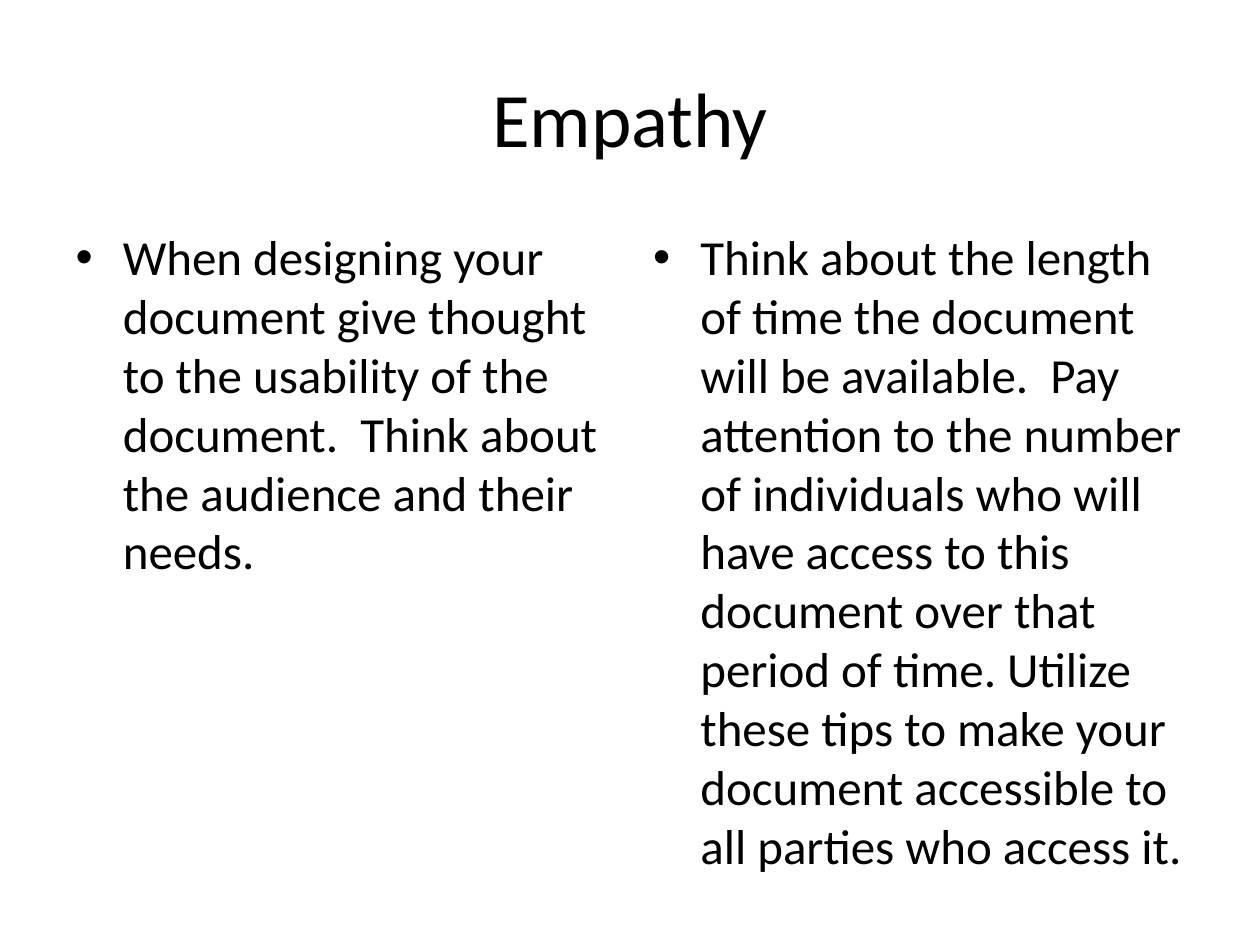
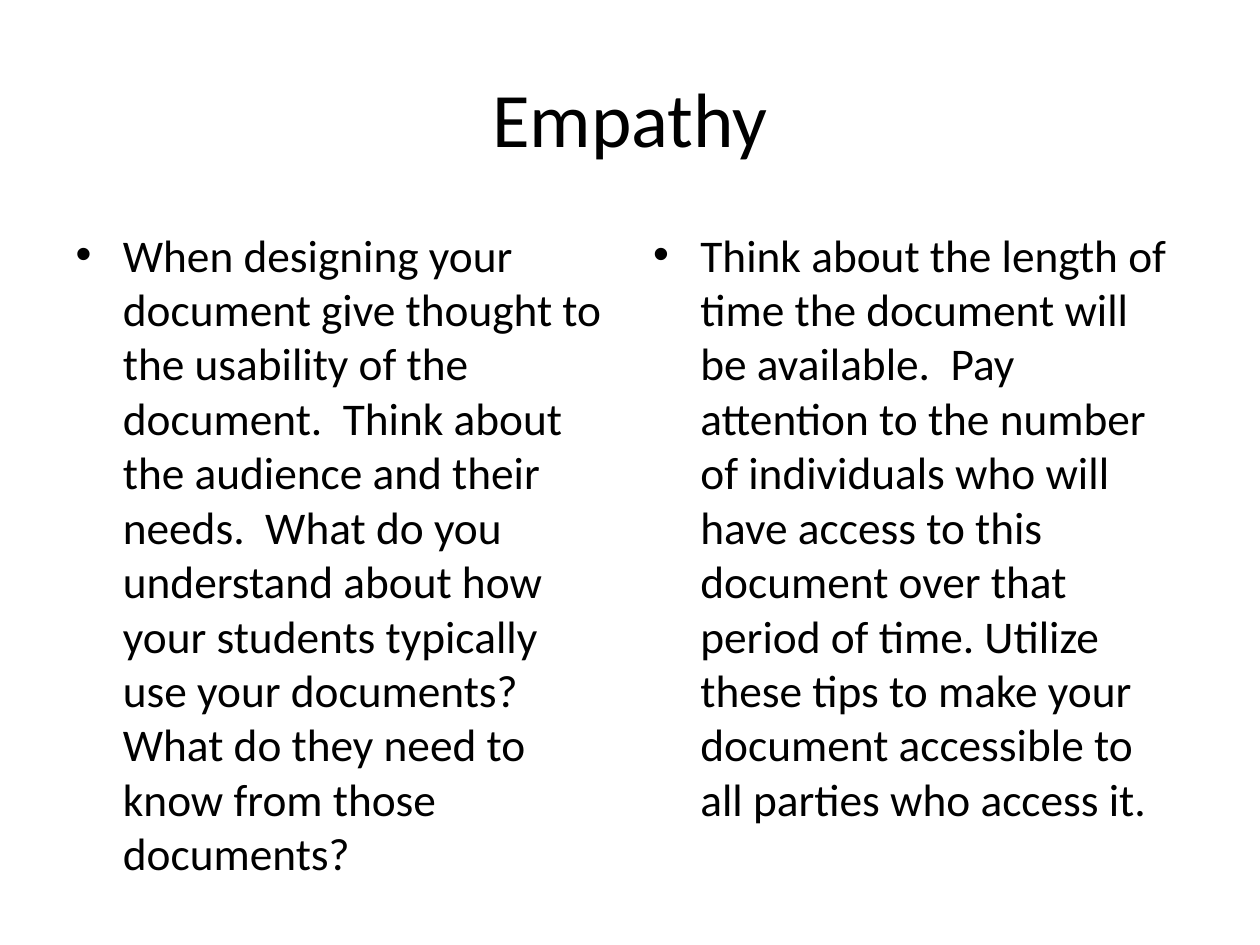
Before and after one commit to upstateenglish/upstateenglish.github.io, a slide deck: slide 6 of slide-decks/ACCESS/how-to-review-course-materials/accessiblecoursedoccuments2016.pptx. Drawn at 1260x945 pixels with LibreOffice and Linux fonts; fonts in the diff are those of the drawing. Boxes give left, top, right and bottom in pixels: in the first picture for what was removed or moved away, otherwise in the second. Text is boxed around its words. In the diff, an @@ line names an element or a change of style, - is before the commit and + after.

Commit message:
Accessibility Course Documents Review
some doc changes and edits

```diff
--- a/slide-decks/ACCESS/how-to-review-course-materials/accessiblecoursedoccuments2016.pptx
+++ b/slide-decks/ACCESS/how-to-review-course-materials/accessiblecoursedoccuments2016.pptx
@@ text "Think about the length of ..." at <box>700,240,1166,824</box>: size 28 to 25.9 pt @@
@@ text at <box>123,240,601,817</box>: text changed; size 28 to 25.9 pt @@
-• When designing your document give thought to the usability of the document. Think about the audience and their needs.
+• When designing your document give thought to the usability of the document. Think about the audience and their needs. What do you understand about how your students typically use your documents? What do they need to know from those documents?
```
Also in this commit, not shown: 4 other slides changed, 2 slides added, 4 slides removed, 7 other files.
